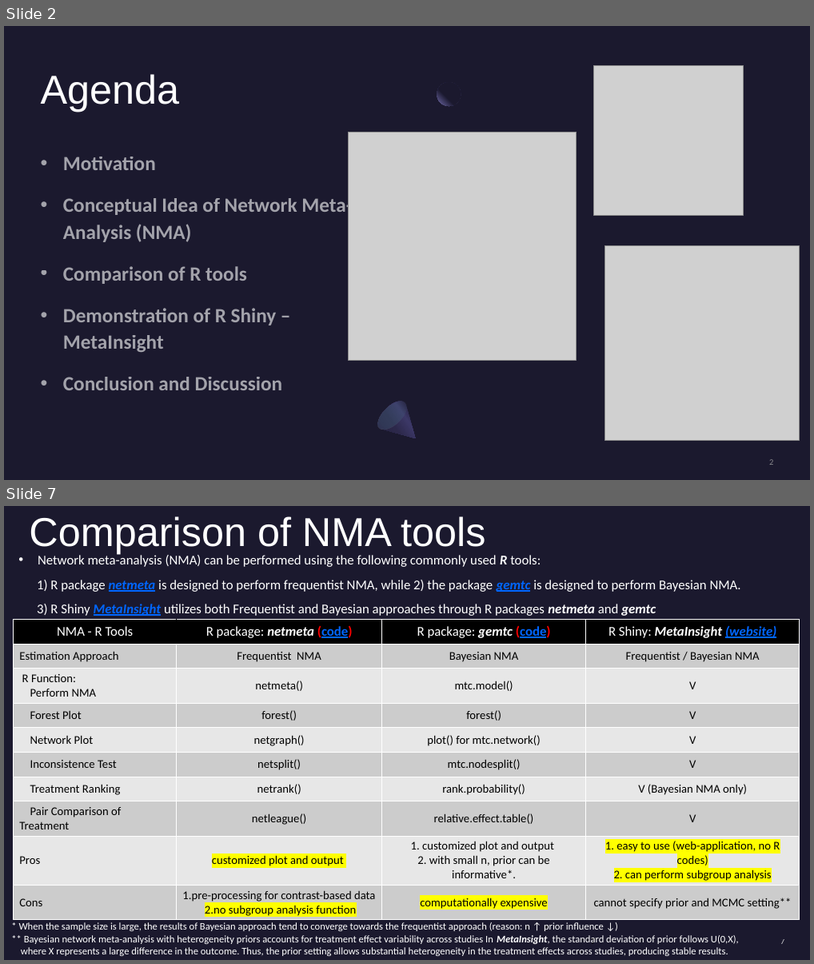
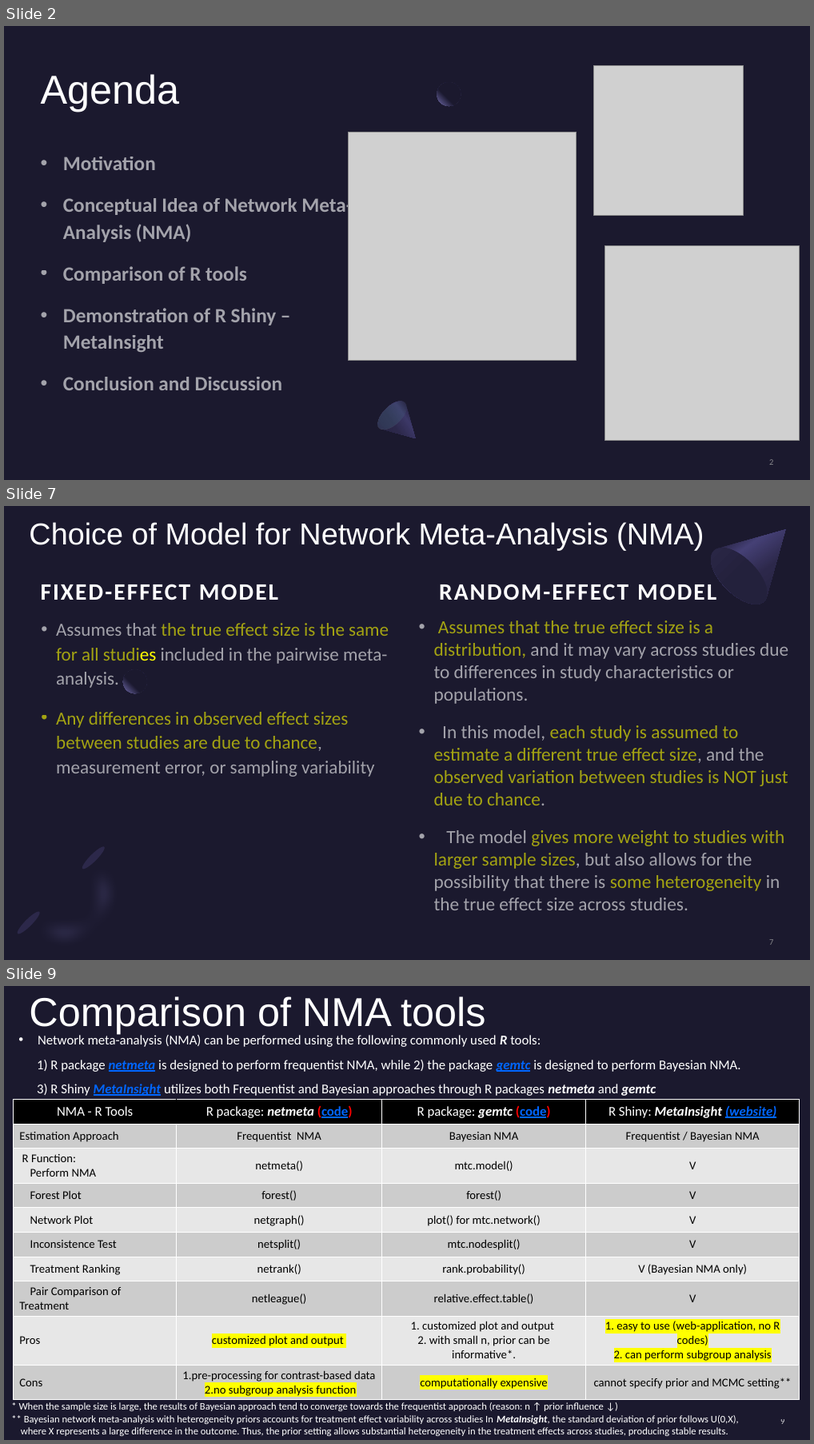
Before and after one commit to psyen0824/NMA, a slide deck: NMA_01Mar2024.pptx. Shown one above the other, each under a label of ours: slides 2 and 7 before the commit, slides 2, 7 and 9 after it; the slides between them are not shown. The pictures are 814x964 and 814x1444 pixels, drawn with LibreOffice and Linux fonts; fonts in the diff are those of the drawing; grey boxes stand for pictures. Boxes give left, top, right and bottom in pixels: in the first picture for what was removed or moved away, otherwise in the second. Text is boxed around its words. In the diff, an @@ line names an element or a change of style, - is before the commit and + after.

```diff
--- a/NMA_01Mar2024.pptx
+++ b/NMA_01Mar2024.pptx
@@ slide 7 added at <box>4,506,810,960</box>, background #1B192E @@
@@ text added at <box>29,522,704,550</box>, 36 pt, text #FFFFFF @@
+Choice of Model for Network Meta-Analysis (NMA)
@@ freeform shape added at <box>702,506,810,614</box>, fill gradient #2C284A to #454075 to #1B192E @@
@@ ellipse added at <box>702,538,777,614</box>, fill gradient #23213C to #2C284A @@
@@ text added at <box>41,584,278,600</box>, 28 pt, text #FFFFFF, bold @@
+FIXED-EFFECT MODEL
@@ text added at <box>439,584,717,600</box>, 28 pt, text #FFFFFF, bold @@
+RANDOM-EFFECT MODEL
@@ text added at <box>56,623,389,776</box>, 22 pt, text #FFFF00 at 60% opacity @@
+• Assumes that the true effect size is the same for all studies included in the pairwise meta-analysis.
+• Any differences in observed effect sizes between studies are due to chance, measurement error, or sampling variability
@@ text added at <box>434,620,789,910</box>, 22.2 pt, text #FFFF00 at 60% opacity @@
+• Assumes that the true effect size is a distribution, and it may vary across studies due to differences in study characteristics or populations.
+• In this model, each study is assumed to estimate a different true effect size, and the observed variation between studies is NOT just due to chance.
+• The model gives more weight to studies with larger sample sizes, but also allows for the possibility that there is some heterogeneity in the true effect size across studies.
@@ ellipse added at <box>123,669,146,693</box>, fill gradient #1B192E to #7771B2 @@
@@ freeform shape added at <box>11,840,149,960</box>, fill #7771B2 at 40% opacity @@
@@ ellipse added at <box>80,844,107,872</box>, fill #2C284A @@
@@ ellipse added at <box>15,909,42,936</box>, fill #2C284A @@
@@ page number added at <box>770,939,774,944</box>, 10 pt, text #A6A6A6 at 80% opacity @@
+7
@@ what was slide 7 is now slide 9 @@
@@ page number at <box>781,1419,785,1424</box>: text changed @@
-7
+9
```
Also in this commit, not shown: 4 slides changed, 1 other slide added, 1 other file.
